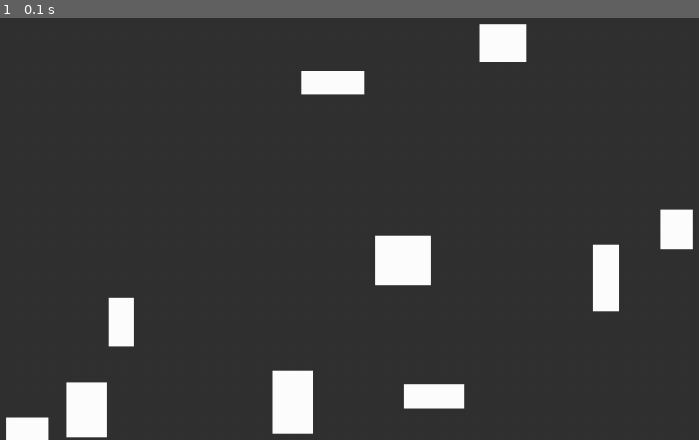
Above: before the commit, frame 1.
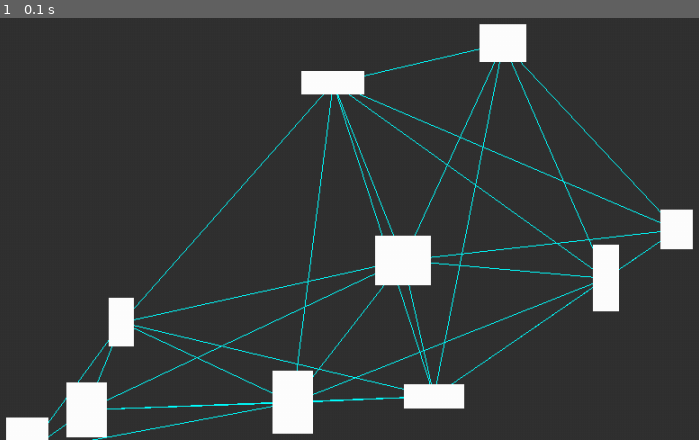
Above: after the commit, the same moment.

Repository: Owlaboy/CaveGenerator
Game: pygame game, started from src/pygametest.py
Two runs of this game, one before a commit and one after it. Both use one fixed random seed, a clock stepped at 60 frames per second and the inputs below.
Inputs:
- Up to frame 1 (0.1 s): no input

The runs differ from the first frame. In frame 1, 3.0% of the frame differs, in the area x 6-95%, y 7-100%.

Commit message:
päästy lähemmäs algoritmin loppua

Diff:
--- a/src/pygametest.py
+++ b/src/pygametest.py
@@ -4,6 +4,7 @@
 import pygame
 from pygame import Rect
 from random import randint
+from triangulator import Triangle, BowyerWatson
 pygame.init()
 
 # Set up the drawing window
@@ -38,6 +39,11 @@
 rooms = RoomRectGenerator(10)
 print(RoomPoints(rooms))
 
+testingArray = [(812, 422), (686, 311), (782, 512), (288, 67), (793, 234), (756, 354), (65, 406), (853, 493), (395, 442), (630, 478)]
+a = BowyerWatson(RoomPoints(rooms))
+print(a)
+for triangle in a:
+    print(str(triangle))
 
 # Run until the user asks to quit
 running = True
@@ -52,6 +58,15 @@
     screen.fill((50, 50, 50))
 
     # Draw a solid blue circle in the center
+    for triangle in a:
+        pygame.draw.line(screen,(0,255,255), triangle.pointA, triangle.pointB)
+        pygame.draw.line(screen,(0,255,255), triangle.pointB, triangle.pointC)
+        pygame.draw.line(screen,(0,255,255), triangle.pointA, triangle.pointC)
+
+        pygame.draw.circle(screen, (255,255,255), triangle.pointA, 2)
+        pygame.draw.circle(screen, (255,255,255), triangle.pointB, 2)
+        pygame.draw.circle(screen, (255,255,255), triangle.pointC, 2)
+
     for room in rooms:
         pygame.draw.rect(screen, (255,255,255), room)
 
--- a/src/triangulator.py
+++ b/src/triangulator.py
@@ -1,16 +1,24 @@
 from math import sqrt, acos, sin
 
 testingArray = [(812, 422), (686, 311), (782, 512), (288, 67), (793, 234), (756, 354), (65, 406), (853, 493), (395, 442), (630, 478)]
+
+def distanceBetweenPoints(point1: tuple, point2: tuple):
+    return sqrt(((point1[0] - point2[0])**2 + (point1[1] - point2[1])**2))
 
 class Edge:
     def __init__(self, point1, point2):
         self.point1 = point1
         self.point2 = point2
 
-        self.length = sqrt(((point1[0] - point2[0])**2 + (point1[1] - point2[1])**2))
+        self.length = distanceBetweenPoints(point1, point2)
 
-def distanceBetweenPoints(point1: tuple, point2: tuple):
-    return sqrt(((point1[0] - point2[0])**2 + (point1[1] - point2[1])**2))
+    def __eq__(self, other):
+        return (((self.point1 == other.point1) and (self.point2 == other.point2)) or ((self.point1 == other.point2) and (self.point2 == other.point1)))
+
+    def __hash__(self):
+        return hash((self.point1, self.point2))
+
+
 
 class Triangle:
     def __init__(self, point1, point2, point3):
@@ -42,9 +50,9 @@
 
 
 def BowyerWatson(roomCenterPoints):
-    SuperTriangle = Triangle((0,0), (2000,0), (0,1000))
+    superTriangle = Triangle((0,0), (2000,0), (0,1000))
 
-    triangulation = [SuperTriangle]
+    triangulation = [superTriangle]
 
     for point in roomCenterPoints:
         badTriangles = []
@@ -53,18 +61,18 @@
             if triangle.checkIfPointIsWithinCirle(point):
                 badTriangles.append(triangle)
 
-        polygon = []
+        polygon = set()
         if len(badTriangles) == 1:
             polygon = badTriangles[0].sides
         else:
             for triangle in badTriangles: # Find the boundary of the polygonal hole
                 for side in triangle.sides:
-                    for otherTriangles in badTriangles:
-                        if otherTriangles == triangle:
+                    for otherBadTriangle in badTriangles:
+                        if otherBadTriangle == triangle:
                             continue
-                        for otherSide in otherTriangles:
-                            if otherSide != side:
-                                polygon.append(side)
+                        for otherSide in otherBadTriangle.sides:
+                            if not (otherSide == side):
+                                polygon.add(side)
 
         for triangle in badTriangles:
             triangulation.remove(triangle)
@@ -73,16 +81,25 @@
             newTriangle = Triangle(edge.point1, edge.point2, point)
             triangulation.append(newTriangle)
 
+    finalTriangulation = []
+
     for triangle in triangulation:
-        pass
+        if triangle.pointA == (0,0) or triangle.pointA == (0,1000) or triangle.pointA == (2000,0):
+            continue
+        elif triangle.pointB == (0,0) or triangle.pointB == (0,1000) or triangle.pointB == (2000,0):
+            continue
+        elif triangle.pointC == (0,0) or triangle.pointC == (0,1000) or triangle.pointC == (2000,0):
+            continue
+        else:
+            finalTriangulation.append(triangle)
 
-    return triangulation
+    return finalTriangulation
 
 
 if __name__ == "__main__":
     triangleboi = Triangle((0,0),(0,4),(4,0))
 
-
+    testingArray = [(812, 422), (686, 311), (782, 512), (288, 67), (793, 234), (756, 354), (65, 406), (853, 493), (395, 442), (630, 478)]
     a = BowyerWatson(testingArray[:4])
     print(a)
     for triangle in a:
Not shown, changed: Dokumentaatio/viikkoraportti2.md
